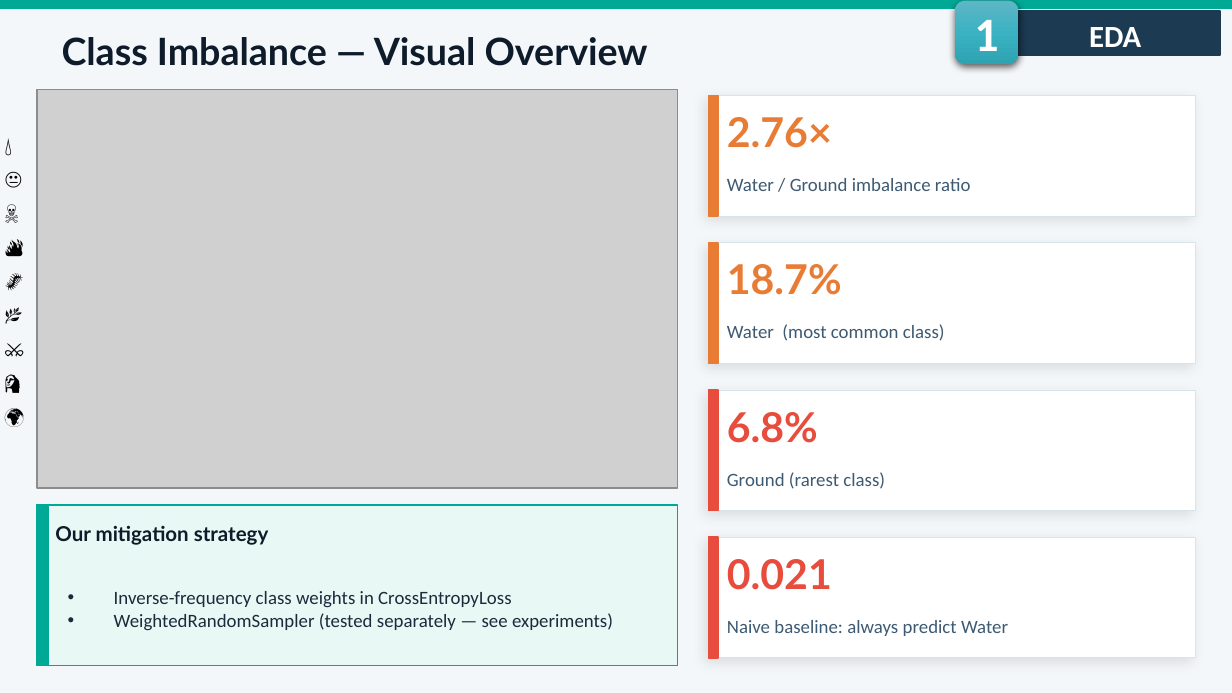
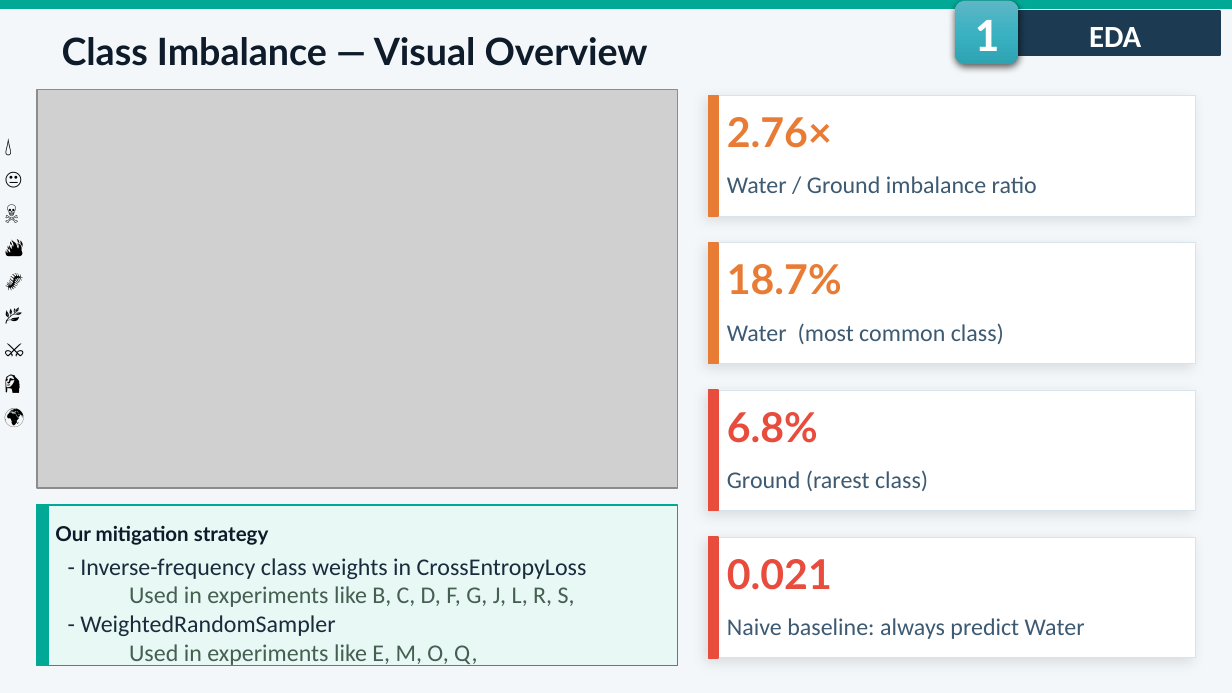
Before and after one commit to fmssilva/DL_Proj, a slide deck: slide 5 of assignment_1/task1/Task1_report.pptx. Drawn at 1232x693 pixels with LibreOffice and Linux fonts; fonts in the diff are those of the drawing; grey boxes stand for pictures. Boxes give left, top, right and bottom in pixels: in the first picture for what was removed or moved away, otherwise in the second. Text is boxed around its words. In the diff, an @@ line names an element or a change of style, - is before the commit and + after.

```diff
--- a/assignment_1/task1/Task1_report.pptx
+++ b/assignment_1/task1/Task1_report.pptx
@@ text at (80,558,587,666): text changed; size 11 to 14 pt @@
-• Inverse-frequency class weights in CrossEntropyLoss
-• WeightedRandomSampler (tested separately — see experiments)
+- Inverse-frequency class weights in CrossEntropyLoss
+Used in experiments like B, C, D, F, G, J, L, R, S,
+- WeightedRandomSampler
+Used in experiments like E, M, O, Q,
@@ size 11 to 14 pt in 4 elements at (727,176,1037,193), (727,323,1004,344), (727,470,928,491), (727,618,1085,639) @@
```
Also in this commit, not shown: 19 other slides changed, 1 slide added, 2 other files.
